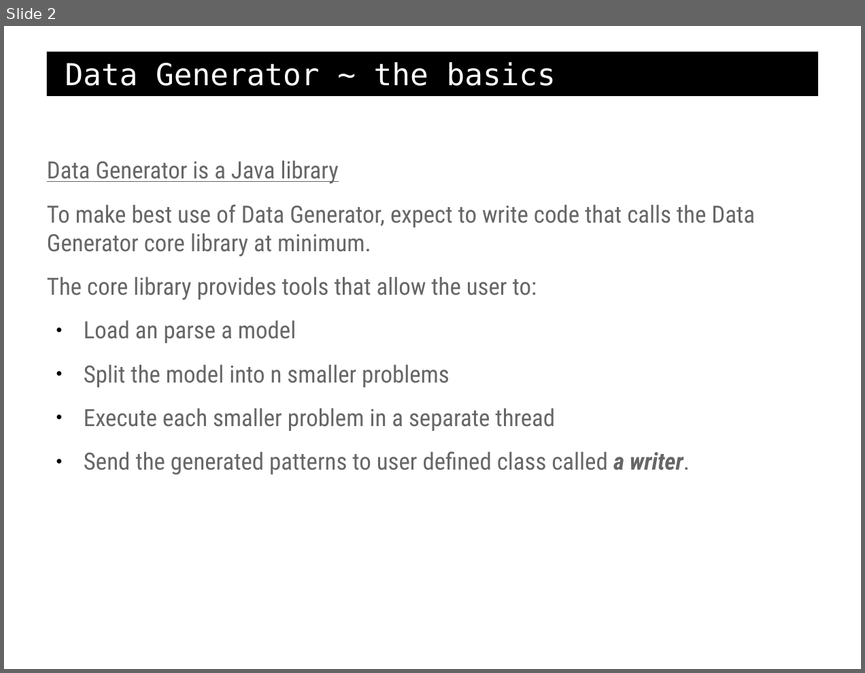
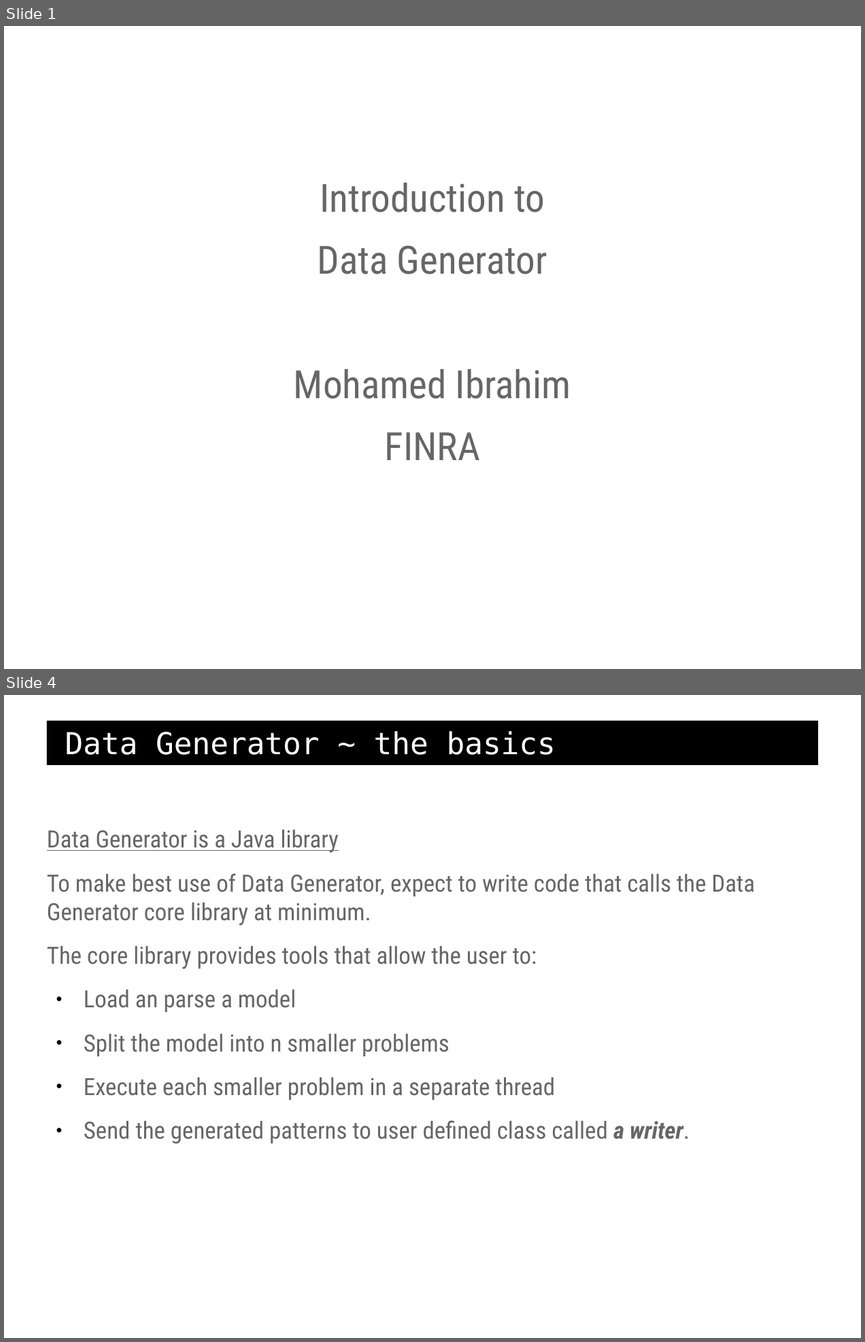
Before and after one commit to mibrahim/DataGenerator, a slide deck: presentations/DG/DG1.odp. Shown one above the other, each under a label of ours: slide 2 before the commit, slides 1 and 4 after it; the slides between them are not shown. The pictures are 865x673 and 865x1342 pixels, drawn with LibreOffice and Linux fonts; fonts in the diff are those of the drawing. Boxes give left, top, right and bottom in pixels: in the first picture for what was removed or moved away, otherwise in the second. Text is boxed around its words. In the diff, an @@ line names an element or a change of style, - is before the commit and + after.

```diff
--- a/presentations/DG/DG1.odp
+++ b/presentations/DG/DG1.odp
@@ slide 1 added at (4,26,861,669), background #FFFFFF @@
@@ text added at (294,182,571,460), 36 pt, text #666666 @@
+Introduction to
+Data Generator
+Mohamed Ibrahim
+FINRA
@@ what was slide 2 is now slide 4 @@
```
Also in this commit, not shown: 1 slide changed, 1 other slide added, 2 other files.
